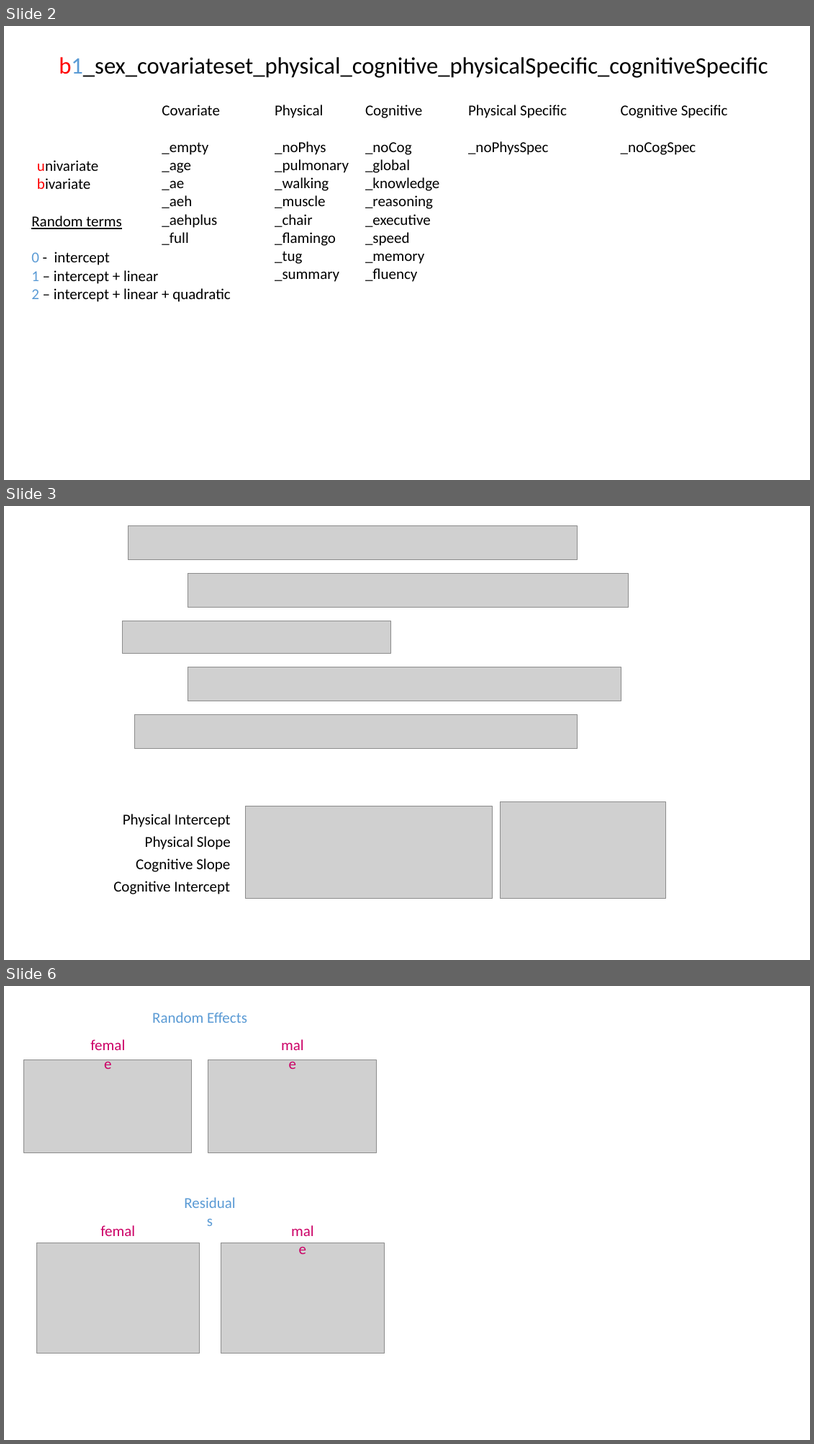
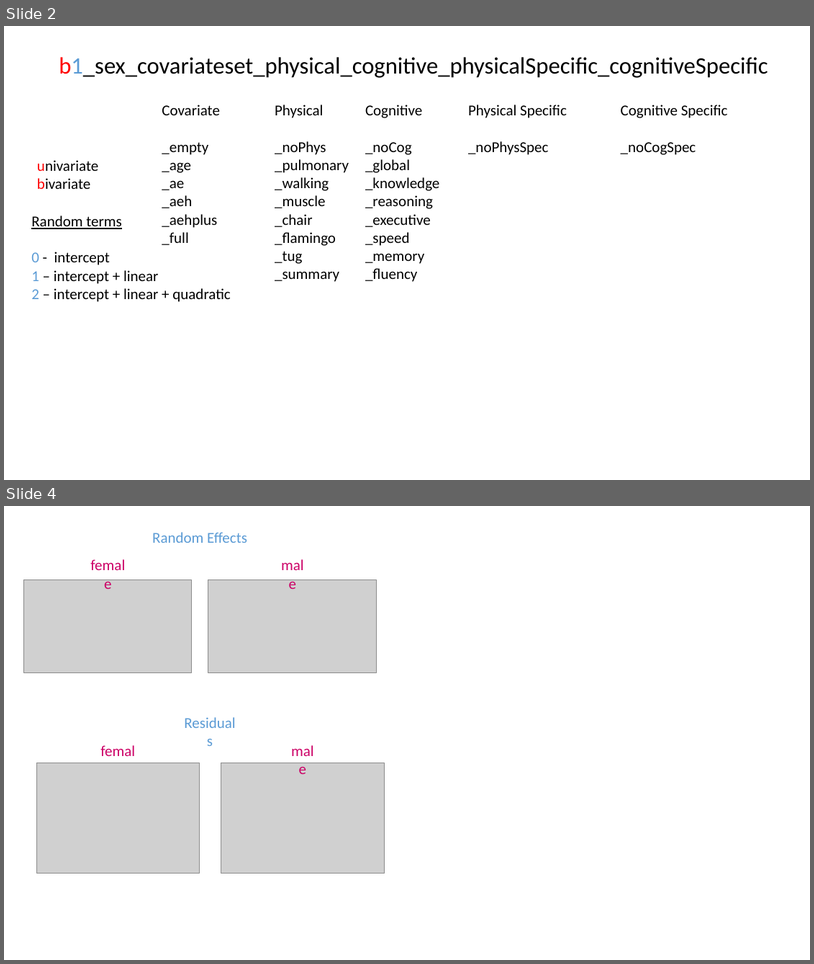
Before and after one commit to IALSA/IALSA-2015-Portland, a slide deck: libs/materials/naming_convention.pptx. Shown one above the other, each under a label of ours: slides 2, 3 and 6 before the commit, slides 2 and 4 after it; the slides between them are not shown. The pictures are 814x1444 and 814x964 pixels, drawn with LibreOffice and Linux fonts; fonts in the diff are those of the drawing; grey boxes stand for pictures. Boxes give left, top, right and bottom in pixels: in the first picture for what was removed or moved away, otherwise in the second. Text is boxed around its words. In the diff, an @@ line names an element or a change of style, - is before the commit and + after.

```diff
--- a/libs/materials/naming_convention.pptx
+++ b/libs/materials/naming_convention.pptx
@@ slide 3 removed at [4, 506, 810, 960], background #FFFFFF @@
@@ group removed at [122, 525, 628, 749]: 5 pictures @@
@@ group removed at [113, 801, 666, 898]: 4 texts, 2 pictures @@
-Physical Intercept
-Physical Slope
-Cognitive Intercept
-Cognitive Slope
@@ what was slide 6 is now slide 4 @@
```
Also in this commit, not shown: 1 slide changed, 1 other slide removed, 4 other files.
